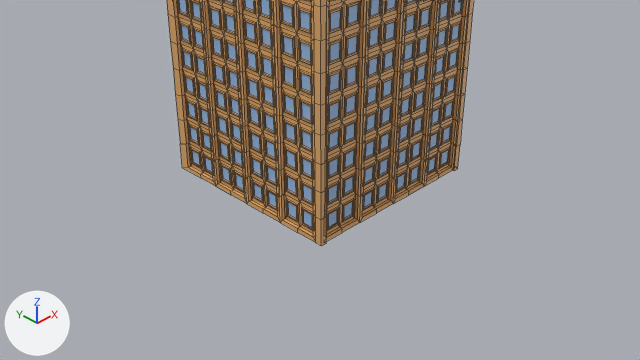
An edit to the Blender file blender/OfficeBuilding/OfficeBuilding0006.blend, drawn before and after from the same camera.
One viewpoint serves both versions: the file's camera 'Camera'. Every picture has the same lights, and +X, +Y and +Z are marked at lower left. Mesh edges are drawn as thin lines.

Names of what the first picture shows: 'BezierCurve', 'BezierCurve.001', 'BezierCurve.003', 'BezierCurve.005', 'BezierCurve.008', 'BezierCurve.010', 'BezierCurve.012', 'BezierCurve.014', 'BezierCurve.030'.
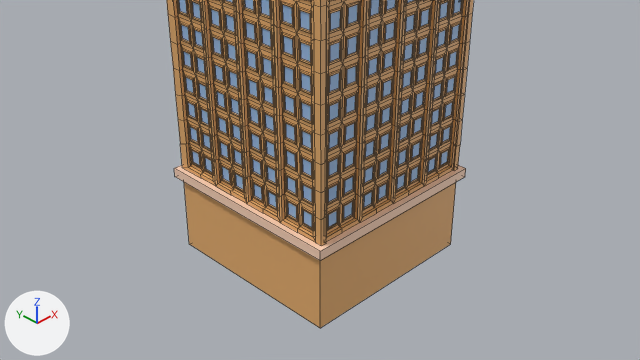
The newer file is also turned or shifted as a whole; pictures and numbers use the older file's frame.

Where the change shows, as pixel boxes (x1, y1, x2, y2) in the pictures (640 x 360 px):
'Base', added: after (174, 165, 466, 328)
    faces in mat_base (orange #e7ae6d): (184, 182, 456, 328)
    faces in mat_basehighlight (beige #ffd7bc): (174, 165, 466, 260)

Edits to the bpy script that builds the scene:
```text
Add mat_basehighlight:
    mat_basehighlight = principled_material('BaseHighlight')
    mat_basehighlight.base_color = (1.0, 0.678, 0.503)  # beige #ffd7bc
Add me_cube:
    me_cube.from_pydata([(-0.5, -0.5, 0.0), (-0.5, -0.5, 3.57), (-0.5, 0.5, 0.0), (-0.5, 0.5, 3.57), (0.5, -0.5, 0.0), (0.5, -0.5, 3.57), (0.5, 0.5, 0.0), (0.5, 0.5, 3.57), (-0.53, -0.53, 3.57), (-0.53, 0.53, 3.57), (0.53, 0.53, 3.57), (0.53, -0.53, 3.57), (-0.53, -0.53, 4.0), (-0.53, 0.53, 4.0), (0.53, 0.53, 4.0), (0.53, -0.53, 4.0)], [], [(0, 1, 3, 2), (2, 3, 7, 6), (6, 7, 5, 4), (4, 5, 1, 0), (2, 6, 4, 0), (7, 3, 9, 10), (11, 10, 14, 15), (5, 7, 10, 11), (3, 1, 8, 9), (1, 5, 11, 8), (14, 13, 12, 15), (9, 8, 12, 13), (8, 11, 15, 12), (10, 9, 13, 14)])
    for i in [*range(5, 14)]: me_cube.polygons[i].material_index = 1
    me_cube.materials.append(mat_base)  # orange #e7ae6d
    me_cube.materials.append(mat_basehighlight)  # beige #ffd7bc
Add ob_base:
    ob_base = bpy.data.objects.new('Base', me_cube)
    ob_base.location = (4.0, 4.0, -4.0)
    ob_base.scale = (8.5, 8.5, 1.0)
```
